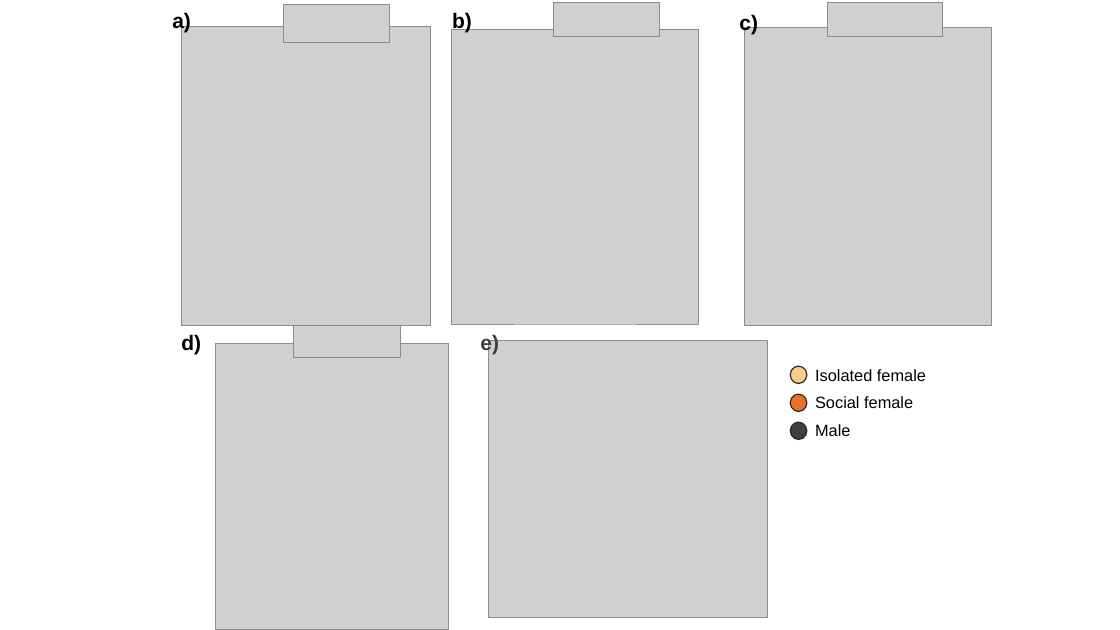
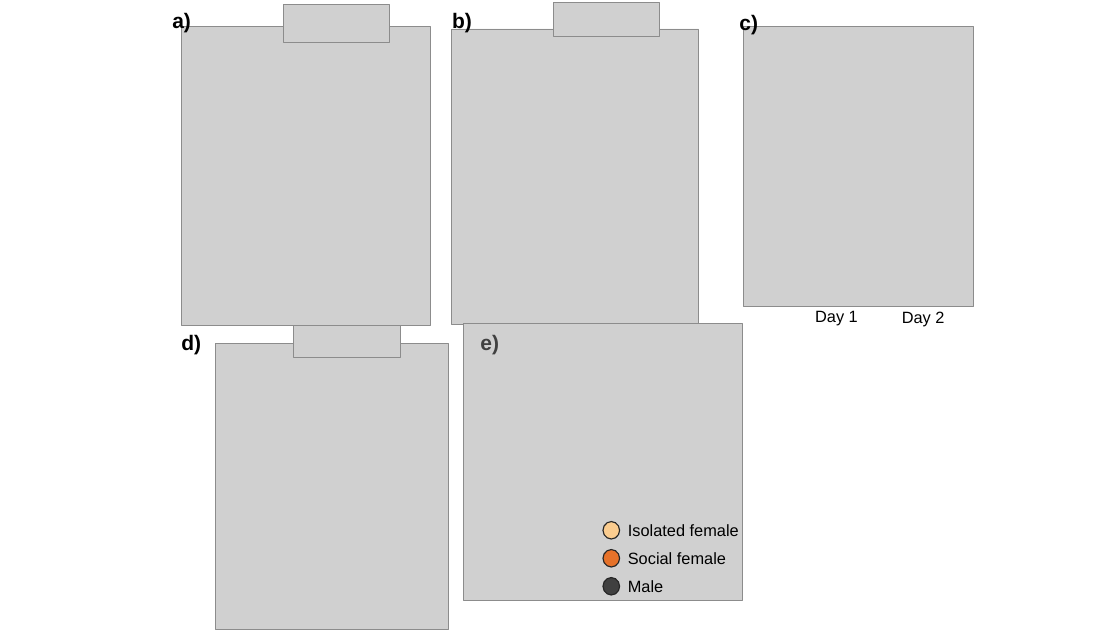
Before and after one commit to janyan33/bb_soc_exp, a slide deck: slide 5 of soc_exp_ms_figs.pptx. Drawn at 1120x630 pixels with LibreOffice and Linux fonts; fonts in the diff are those of the drawing; grey boxes stand for pictures. Boxes give left, top, right and bottom in pixels: in the first picture for what was removed or moved away, otherwise in the second. Text is boxed around its words. In the diff, an @@ line names an element or a change of style, - is before the commit and + after.

```diff
--- a/soc_exp_ms_figs.pptx
+++ b/soc_exp_ms_figs.pptx
@@ picture resized from (x1=744, y1=27, x2=991, y2=325) to (x1=744, y1=27, x2=974, y2=307) @@
@@ picture removed at (x1=828, y1=3, x2=943, y2=36) @@
@@ picture at (x1=464, y1=323, x2=742, y2=600): rotation 90 to 270 degrees @@
@@ text added at (x1=815, y1=310, x2=858, y2=326), 14 pt, text #000000 @@
+Day 1
@@ text added at (x1=902, y1=311, x2=944, y2=327), 14 pt, text #000000 @@
+Day 2
@@ 3 ellipses moved together from (x1=791, y1=366, x2=807, y2=439) to (x1=603, y1=522, x2=620, y2=596) @@
@@ 3 texts moved together from (x1=815, y1=369, x2=926, y2=436) to (x1=628, y1=524, x2=739, y2=592) @@
```
Also in this commit, not shown: 2 other slides changed, 3 other files.
